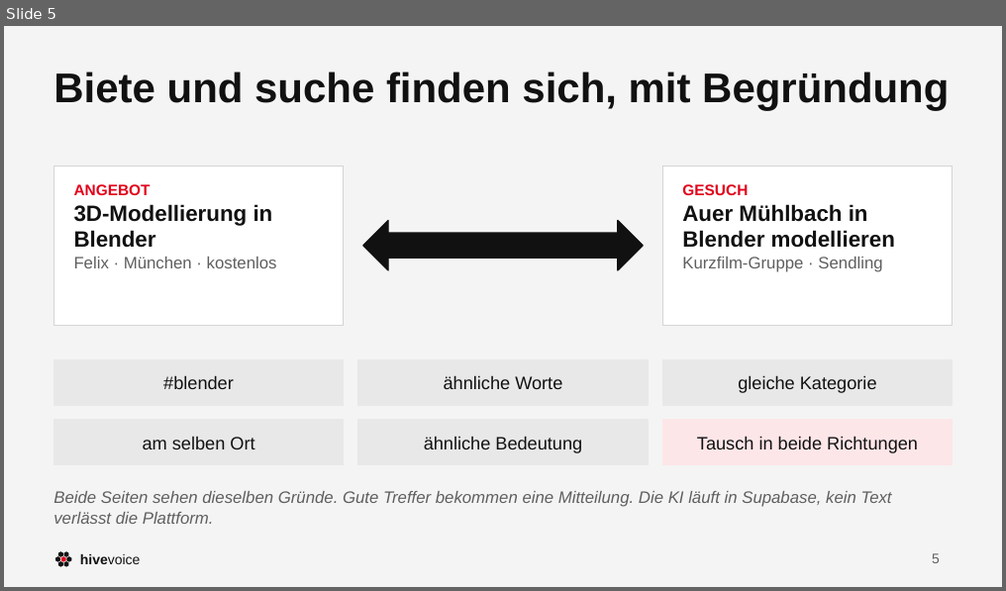
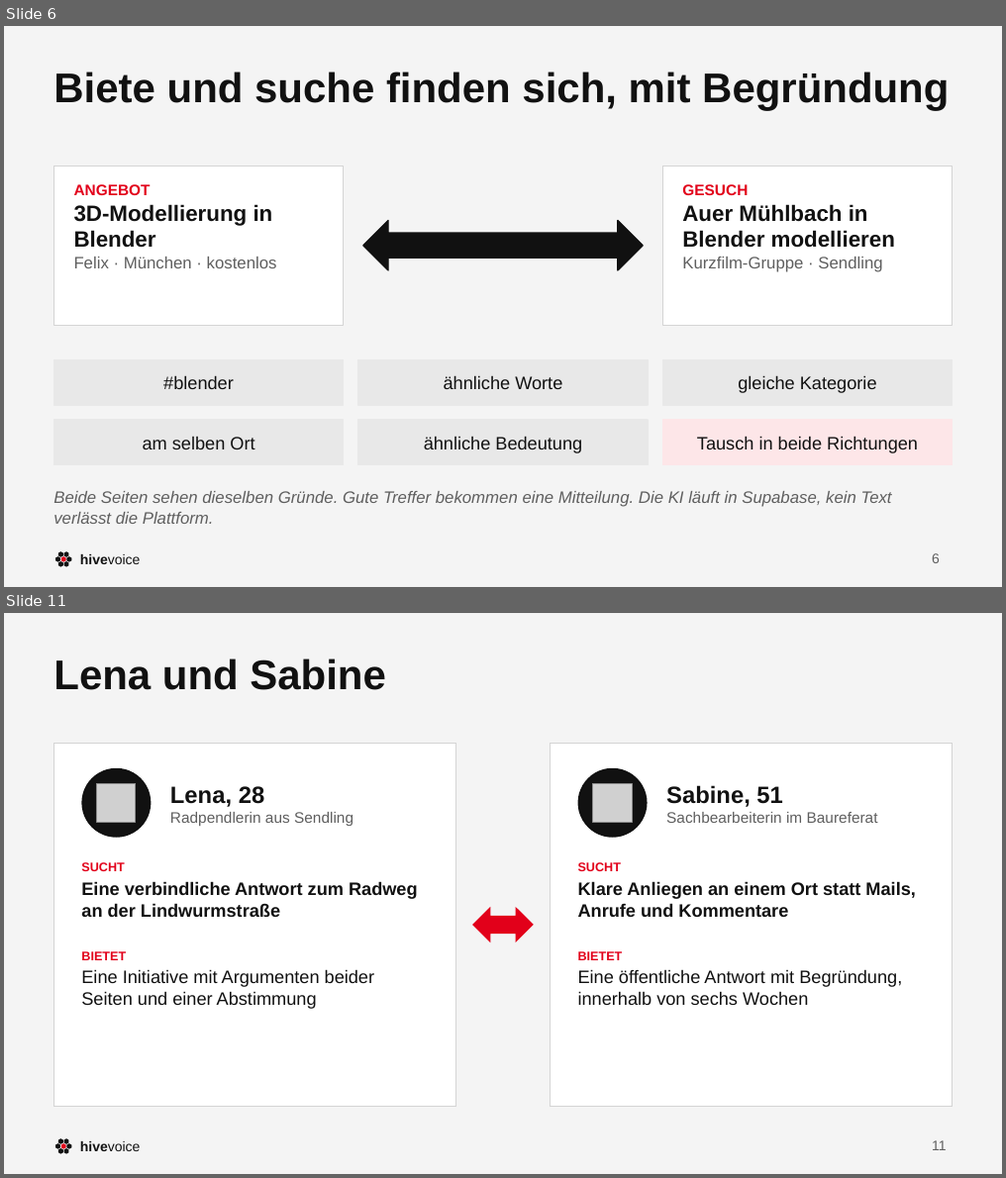
Before and after one commit to dafiiit/HiveVoice, a slide deck: docs/werbung/HiveVoice.pptx. Shown one above the other, each under a label of ours: slide 5 before the commit, slides 6 and 11 after it; the slides between them are not shown. The pictures are 1006x591 and 1006x1178 pixels, drawn with LibreOffice and Linux fonts; fonts in the diff are those of the drawing; grey boxes stand for pictures. Boxes give left, top, right and bottom in pixels: in the first picture for what was removed or moved away, otherwise in the second. Text is boxed around its words. In the diff, an @@ line names an element or a change of style, - is before the commit and + after.

```diff
--- a/docs/werbung/HiveVoice.pptx
+++ b/docs/werbung/HiveVoice.pptx
@@ slide 11 added at [4,613,1002,1174], background #F4F4F4; not listed: 8 template elements that a slide beside it also shows @@
@@ title added at [54,659,386,690], 30 pt, text #111111, bold @@
+Lena und Sabine
@@ rectangle added at [54,744,456,1107], fill #FFFFFF, outline #D4D4D4 0.75 pt @@
@@ rectangle added at [549,744,952,1107], fill #FFFFFF, outline #D4D4D4 0.75 pt @@
@@ ellipse added at [82,768,151,838], fill #111111 @@
@@ picture added at [97,783,136,823] @@
@@ text added at [170,786,353,826], 11 pt, text #5F5F5F @@
+Lena, 28
+Radpendlerin aus Sendling
@@ ellipse added at [578,768,647,838], fill #111111 @@
@@ picture added at [593,783,632,823] @@
@@ text added at [666,785,878,823], 11 pt, text #5F5F5F @@
+Sabine, 51
+Sachbearbeiterin im Baureferat
@@ text added at [81,862,418,917], 13 pt, text #111111, bold @@
+SUCHT
+Eine verbindliche Antwort zum Radweg an der Lindwurmstraße
@@ text added at [578,862,915,917], 13 pt, text #111111, bold @@
+SUCHT
+Klare Anliegen an einem Ort statt Mails, Anrufe und Kommentare
@@ left right arrow added at [472,906,533,943], fill #E2001A @@
@@ text added at [81,952,374,1009], 13 pt, text #111111 @@
+BIETET
+Eine Initiative mit Argumenten beider Seiten und einer Abstimmung
@@ text added at [578,952,902,1005], 13 pt, text #111111 @@
+BIETET
+Eine öffentliche Antwort mit Begründung, innerhalb von sechs Wochen
@@ page number added at [932,1141,945,1151], 10 pt, text #5F5F5F @@
+11
@@ what was slide 5 is now slide 6 @@
@@ page number at [932,554,940,564]: text changed @@
-5
+6
```
Also in this commit, not shown: 5 slides changed, 9 other slides added, 7 slides removed, 9 other files.
